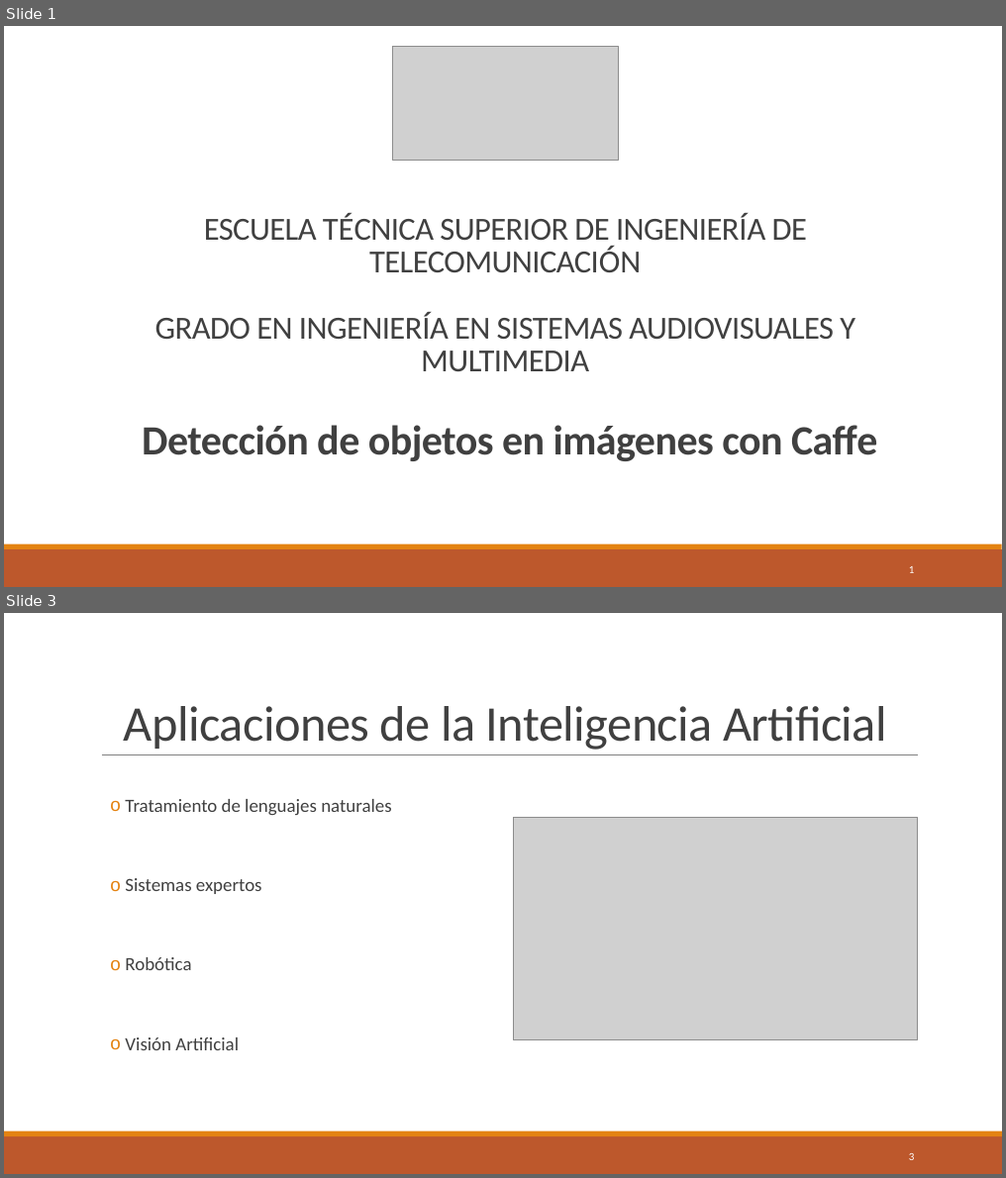
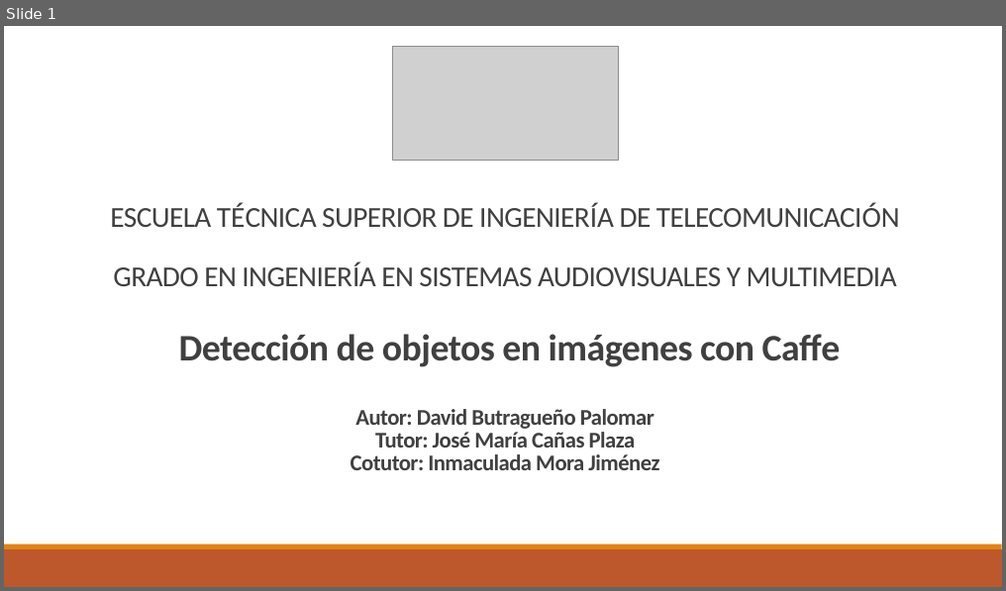
Before and after one commit to RoboticsLabURJC/2016-tfg-David-Butragueno, a slide deck: ExposicionTFG.pptx. Shown one above the other, each under a label of ours: slides 1 and 3 before the commit, slide 1 after it; the slides between them are not shown. The pictures are 1006x1178 and 1006x591 pixels, drawn with LibreOffice and Linux fonts; fonts in the diff are those of the drawing; grey boxes stand for pictures. Boxes give left, top, right and bottom in pixels: in the first picture for what was removed or moved away, otherwise in the second. Text is boxed around its words. In the diff, an @@ line names an element or a change of style, - is before the commit and + after.

```diff
--- a/ExposicionTFG.pptx
+++ b/ExposicionTFG.pptx
@@ slide 3 removed at [4,613,1002,1174], background #FFFFFF; not listed: 2 template elements that a slide beside it also shows @@
@@ title removed at [124,706,887,750] @@
-Aplicaciones de la Inteligencia Artificial
@@ line removed from (102, 756) to (918, 756) @@
@@ text removed at [125,799,391,1051] @@
-  o Tratamiento de lenguajes naturales
-  o Sistemas expertos
-  o Robótica
-  o Visión Artificial
@@ picture removed at [513,817,918,1041] @@
@@ page number removed at [909,1154,915,1160] @@
-3
@@ slide 1 changed as well @@
@@ title at [110,203,900,471]: text changed; size 31 to 27.9 pt; bold on @@
-ESCUELA TÉCNICA SUPERIOR DE INGENIERÍA DE TELECOMUNICACIÓN
-GRADO EN INGENIERÍA EN SISTEMAS AUDIOVISUALES Y MULTIMEDIA
-Detección de objetos en imágenes con Caffe
+ESCUELA TÉCNICA SUPERIOR DE INGENIERÍA DE TELECOMUNICACIÓN
+GRADO EN INGENIERÍA EN SISTEMAS AUDIOVISUALES Y MULTIMEDIA
+Detección de objetos en imágenes con Caffe
+Autor: David Butragueño Palomar
+Tutor: José María Cañas Plaza
+Cotutor: Inmaculada Mora Jiménez
@@ page number removed at [909,567,915,573] @@
-1
```
Also in this commit, not shown: 11 other slides changed, 13 slides added, 3 other slides removed.
